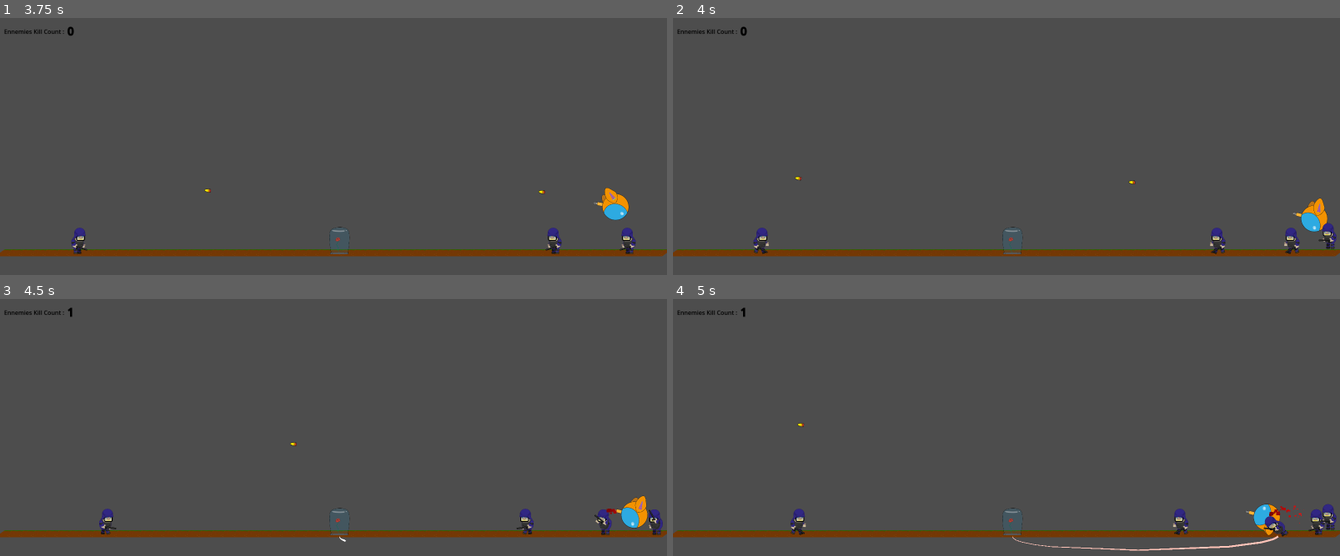
Above: before the commit, frames 1-4 (two rows, left to right).
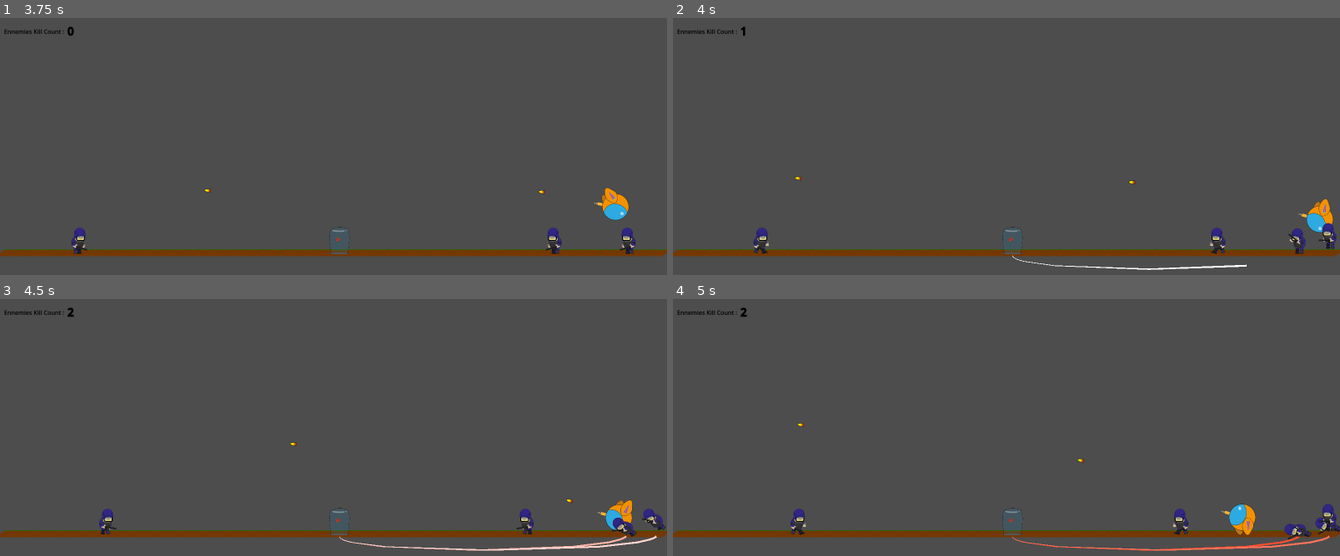
Above: after the commit, the same moments.

Repository: Jeremiejade/rose
Game: Godot game, scene res://scenes/Level/level.tscn
Same seed, same stepped clock (60 frames per second), same inputs: the game is played once before the commit and once after it. This scene is started directly instead of the project's main scene.
Inputs (mouse positions are in pixels of both pictures, inside the frame that each line leads up to):
- Up to frame 1 (3.75 s): tap Enter at 0.5 s; move the mouse to (480, 138) at 0.52 s; hold D (move_right) 0.53-2.03 s; click (480, 138) at 0.6 s; tap Space (jump) at 0.77, 1.52, 3.02 s; move the mouse to (200, 164) at 1.27 s; click (200, 164) at 1.35 s; move the mouse to (400, 92) at 2.02 s; hold A (move_left) 2.03-2.78 s; click (400, 92) at 2.1 s; move the mouse to (300, 203) at 2.77 s; hold D (move_right) from 2.78 s (still down); click (300, 203) at 2.85 s; move the mouse to (533, 190) at 3.52 s; click (533, 190) at 3.6 s
- Up to frame 2 (4 s): keep holding D (move_right); tap Space (jump) at 3.77 s
- Up to frame 3 (4.5 s): move the mouse to (133, 391) at 4.27 s; release D (move_right) at 4.28 s; hold A (move_left) from 4.28 s (still down); click (133, 391) at 4.35 s
- Up to frame 4 (5 s): keep holding A (move_left); tap Space (jump) at 4.52 s

Frame 1 is identical in both runs. In frame 2, 0.8% of the frame differs, in the area x 10-99%, y 3-99%; in frame 3, 1.4%; in frame 4, 1.7%, in the area x 10-100%, y 3-99%.

Commit message:
wip use hit and hurt box for progectile

Diff:
--- a/scenes/BulletGun/bullet_gun.gd
+++ b/scenes/BulletGun/bullet_gun.gd
@@ -12,22 +12,14 @@
 func _on_visible_on_screen_notifier_2d_screen_exited() -> void:
 	queue_free() # Replace with function body.
 
+func take_ground() -> void:
+	$Bullet.visible = false
+	$AnimatedSprite2D.play("boom")
+	$AnimatedSprite2D.visible = true
+	isExplosing = true
 
-func _on_body_shape_entered(_body_rid: RID, body: Node2D, _body_shape_index: int, _local_shape_index: int) -> void:
-	if !isExplosing :
-		if body.has_method("isEnnemy"):
-			body.addAttack({
-				"type": "bullet",
-				"degat": 10,
-				"position": self.global_position,
-				"rotation": self.global_rotation
-			})
-			queue_free()
-		if(body.name == "Ground"):
-			$Bullet.visible = false
-			$AnimatedSprite2D.play("boom")
-			$AnimatedSprite2D.visible = true
-			isExplosing = true
+func on_making_damage() -> void:
+	queue_free()
 
 func _on_animated_sprite_2d_animation_finished() -> void:
 	queue_free()
--- a/scenes/BulletGun/bullet_gun.tscn
+++ b/scenes/BulletGun/bullet_gun.tscn
@@ -7,9 +7,7 @@
 [ext_resource type="Texture2D" uid="uid://dcajxdg04i81l" path="res://assets/bullets/bullet_dust_2.png" id="5_gvmsy"]
 [ext_resource type="Texture2D" uid="uid://67x4fch11ayt" path="res://assets/bullets/bullet_dust_3.png" id="6_id0gm"]
 [ext_resource type="Texture2D" uid="uid://cfxss24q1vl4p" path="res://assets/bullets/bullet_dust_4.png" id="7_56irk"]
-
-[sub_resource type="RectangleShape2D" id="RectangleShape2D_yaof3"]
-size = Vector2(19, 10)
+[ext_resource type="Script" uid="uid://bbvmyj2cykdsp" path="res://scenes/z_hit_box.gd" id="8_n5xxk"]
 
 [sub_resource type="SpriteFrames" id="SpriteFrames_7t7fv"]
 animations = [{
@@ -34,9 +32,10 @@
 "speed": 20.0
 }]
 
-[node name="Bullet_Gun" type="Area2D"]
-collision_layer = 0
-collision_mask = 9
+[sub_resource type="RectangleShape2D" id="RectangleShape2D_yaof3"]
+size = Vector2(19, 10)
+
+[node name="Bullet_Gun" type="Node2D"]
 script = ExtResource("1_yaof3")
 
 [node name="Bullet" type="Sprite2D" parent="."]
@@ -45,10 +44,6 @@
 [node name="VisibleOnScreenNotifier2D" type="VisibleOnScreenNotifier2D" parent="."]
 scale = Vector2(4.4, 4.4)
 
-[node name="CollisionShape2D" type="CollisionShape2D" parent="."]
-position = Vector2(-0.5, 0)
-shape = SubResource("RectangleShape2D_yaof3")
-
 [node name="AnimatedSprite2D" type="AnimatedSprite2D" parent="."]
 visible = false
 sprite_frames = SubResource("SpriteFrames_7t7fv")
@@ -56,6 +51,16 @@
 frame = 4
 frame_progress = 1.0
 
-[connection signal="body_shape_entered" from="." to="." method="_on_body_shape_entered"]
+[node name="ZHitBox" type="Area2D" parent="." node_paths=PackedStringArray("collisionShape", "ownerNode")]
+script = ExtResource("8_n5xxk")
+type = "bullet"
+collisionShape = NodePath("CollisionShape2D")
+ownerNode = NodePath("..")
+metadata/_custom_type_script = "uid://bbvmyj2cykdsp"
+
+[node name="CollisionShape2D" type="CollisionShape2D" parent="ZHitBox"]
+position = Vector2(-0.5, 0)
+shape = SubResource("RectangleShape2D_yaof3")
+
 [connection signal="screen_exited" from="VisibleOnScreenNotifier2D" to="." method="_on_visible_on_screen_notifier_2d_screen_exited"]
 [connection signal="animation_finished" from="AnimatedSprite2D" to="." method="_on_animated_sprite_2d_animation_finished"]
--- a/scenes/NewPlayer/new_player.gd
+++ b/scenes/NewPlayer/new_player.gd
@@ -101,4 +101,5 @@
 	return "idle"
 
 func take_damage(attack) :
-	ATTACKS.push_front(attack)
+	if(attack.origin != "player"):
+		ATTACKS.push_front(attack)
--- a/scenes/NewPlayer/new_player.tscn
+++ b/scenes/NewPlayer/new_player.tscn
@@ -10,6 +10,7 @@
 [ext_resource type="PackedScene" uid="uid://ldk11y02bjpx" path="res://scenes/NewPlayer/power_fuel.tscn" id="7_d3wdy"]
 [ext_resource type="Texture2D" uid="uid://bovydj48g55ro" path="res://assets/newPlayer/fuel-gauge.png" id="8_i1n5h"]
 [ext_resource type="Script" uid="uid://bcn3h40a6b2o5" path="res://scenes/z_hurt_box.gd" id="10_j05um"]
+[ext_resource type="Script" uid="uid://bbvmyj2cykdsp" path="res://scenes/z_hit_box.gd" id="11_l233m"]
 
 [sub_resource type="CapsuleShape2D" id="CapsuleShape2D_3864k"]
 radius = 59.0
@@ -64,6 +65,18 @@
 "transitions": PackedFloat32Array(1),
 "update": 0,
 "values": [0.0]
+}
+tracks/4/type = "value"
+tracks/4/imported = false
+tracks/4/enabled = true
+tracks/4/path = NodePath("BodyHitBox/BodyCollisionShape2D:disabled")
+tracks/4/interp = 1
+tracks/4/loop_wrap = true
+tracks/4/keys = {
+"times": PackedFloat32Array(0),
+"transitions": PackedFloat32Array(1),
+"update": 1,
+"values": [true]
 }
 
 [sub_resource type="Animation" id="Animation_lv4yx"]
@@ -118,6 +131,18 @@
 "transitions": PackedFloat32Array(1),
 "update": 0,
 "values": [0.0]
+}
+tracks/4/type = "value"
+tracks/4/imported = false
+tracks/4/enabled = true
+tracks/4/path = NodePath("BodyHitBox/BodyCollisionShape2D:disabled")
+tracks/4/interp = 1
+tracks/4/loop_wrap = true
+tracks/4/keys = {
+"times": PackedFloat32Array(0),
+"transitions": PackedFloat32Array(1),
+"update": 1,
+"values": [true]
 }
 
 [sub_resource type="Animation" id="Animation_l1i7o"]
@@ -173,6 +198,18 @@
 "update": 0,
 "values": [-0.496712, -0.585859]
 }
+tracks/4/type = "value"
+tracks/4/imported = false
+tracks/4/enabled = true
+tracks/4/path = NodePath("BodyHitBox/BodyCollisionShape2D:disabled")
+tracks/4/interp = 1
+tracks/4/loop_wrap = true
+tracks/4/keys = {
+"times": PackedFloat32Array(0),
+"transitions": PackedFloat32Array(1),
+"update": 1,
+"values": [false]
+}
 
 [sub_resource type="Animation" id="Animation_14177"]
 resource_name = "walk"
@@ -225,6 +262,18 @@
 "transitions": PackedFloat32Array(1, 1, 1, 1),
 "update": 0,
 "values": [0.0, 0.546629, 0.928425, 0.546629]
+}
+tracks/4/type = "value"
+tracks/4/imported = false
+tracks/4/enabled = true
+tracks/4/path = NodePath("BodyHitBox/BodyCollisionShape2D:disabled")
+tracks/4/interp = 1
+tracks/4/loop_wrap = true
+tracks/4/keys = {
+"times": PackedFloat32Array(0),
+"transitions": PackedFloat32Array(1),
+"update": 1,
+"values": [true]
 }
 
 [sub_resource type="AnimationLibrary" id="AnimationLibrary_ut3gk"]
@@ -308,3 +357,13 @@
 [node name="CollisionShape2D" type="CollisionShape2D" parent="ZHurtBox"]
 shape = SubResource("CapsuleShape2D_l233m")
 debug_color = Color(0.7476307, 0.46180922, 0, 0.41960785)
+
+[node name="BodyHitBox" type="Area2D" parent="."]
+script = ExtResource("11_l233m")
+type = "playerBody"
+metadata/_custom_type_script = "uid://bbvmyj2cykdsp"
+
+[node name="BodyCollisionShape2D" type="CollisionShape2D" parent="BodyHitBox"]
+shape = SubResource("CapsuleShape2D_3864k")
+disabled = true
+debug_color = Color(0.9166973, 0.17005399, 0.56669986, 0.41960785)
--- a/scenes/enemies/enemy_crs.gd
+++ b/scenes/enemies/enemy_crs.gd
@@ -17,6 +17,8 @@
 
 func _physics_process(delta: float) -> void:
 	if health <= 0:
+		if state != "dead":
+			_disable_collisions_shape()
 		state = "dead"
 		velocity.x = move_toward(velocity.x, 0, SPEED)
 		if !deathHasEmit :
@@ -44,14 +46,16 @@
 
 func onDieAnimationEnd():
 	$AnimationPlayer.stop(true)
-	blood.stopEmit()
+	if blood: blood.stopEmit()
 
 func eat():
 	queue_free()
 
 
-func addAttack(attack):
-	health -= attack.degat
+func take_damage(attack):
+	if attack.type != "player":
+		pass
+	health -= attack.damage
 	if attack.type == "bullet":
 		var imapctPosition = attack.position.y;
 		var headPostion = $body/CrsHead/headBottom.global_position.y
@@ -72,18 +76,12 @@
 	blood.scale.x  = -direction
 
 	blood.global_position = attack.position
-	pass
 
-func isEnnemy():
-	return true;
-
-#func _on_wepon_body_entered(body: Node2D) -> void:
-#	if body.name == 'rose' || body.name == 'NewPlayer':
-#		body.addAttack({
-#				"id": self.get_instance_id(),
-#				"damage": 10,
-#				"direction": direction,
-#			})
+func _disable_collisions_shape():
+	$body/CrsFrontArm/ZHitBox/CollisionShape2D.disabled = true
+	$ZHurtBox/CollisionShape2D.disabled = true
+	$CollisionShape2D.disabled = true
+	$body/Vision/VisionCollisionShape2D2.disabled = true
 
 func _on_vision_body_entered(body: Node2D) -> void:
 	if body.name == 'rose' and state != 'attack':
--- a/scenes/enemies/enemy_crs.tscn
+++ b/scenes/enemies/enemy_crs.tscn
@@ -8,6 +8,7 @@
 [ext_resource type="Texture2D" uid="uid://du63np2ilbyml" path="res://assets/enemie/crs_head.png" id="5_awp8h"]
 [ext_resource type="Texture2D" uid="uid://dvf8wotam60yr" path="res://assets/enemie/crs_front_arm.png" id="6_12ic4"]
 [ext_resource type="Script" uid="uid://bbvmyj2cykdsp" path="res://scenes/z_hit_box.gd" id="8_f708u"]
+[ext_resource type="Script" uid="uid://bcn3h40a6b2o5" path="res://scenes/z_hurt_box.gd" id="9_gbvbm"]
 
 [sub_resource type="CapsuleShape2D" id="CapsuleShape2D_gbvbm"]
 radius = 8.021391
@@ -709,6 +710,10 @@
 &"walk": SubResource("Animation_sh54r")
 }
 
+[sub_resource type="CapsuleShape2D" id="CapsuleShape2D_awp8h"]
+radius = 45.0
+height = 142.0
+
 [node name="EnemyCRS" type="CharacterBody2D"]
 collision_layer = 8
 script = ExtResource("1_g0u10")
@@ -757,6 +762,7 @@
 collision_layer = 2
 collision_mask = 0
 script = ExtResource("8_f708u")
+origin = "CRS"
 metadata/_custom_type_script = "uid://bbvmyj2cykdsp"
 
 [node name="CollisionShape2D" type="CollisionShape2D" parent="body/CrsFrontArm/ZHitBox"]
@@ -783,5 +789,14 @@
 &"": SubResource("AnimationLibrary_w12oc")
 }
 
+[node name="ZHurtBox" type="Area2D" parent="."]
+script = ExtResource("9_gbvbm")
+metadata/_custom_type_script = "uid://bcn3h40a6b2o5"
+
+[node name="CollisionShape2D" type="CollisionShape2D" parent="ZHurtBox"]
+position = Vector2(0, -1)
+shape = SubResource("CapsuleShape2D_awp8h")
+debug_color = Color(0.7030465, 0.48935717, 0.095277764, 0.41960785)
+
 [connection signal="body_entered" from="body/Vision" to="." method="_on_vision_body_entered"]
 [connection signal="body_exited" from="body/Vision" to="." method="_on_vision_body_exited"]
--- a/scenes/rose/rose.gd
+++ b/scenes/rose/rose.gd
@@ -21,7 +21,8 @@
 	self.add_child(root)
 
 func take_damage(attack):
-	ATTACKS.push_front(attack)
+	if(attack.origin != "player"):
+		ATTACKS.push_front(attack)
 
 func handleFelure():
 	if life > 80 :
--- a/scenes/z_hit_box.gd
+++ b/scenes/z_hit_box.gd
@@ -2,3 +2,19 @@
 
 @export var damage = 10
 @export var direction = -1
+@export var type = "no_name"
+@export var collisionShape:CollisionShape2D
+@export var ownerNode:Node2D
+@export var origin = "player"
+
+func _ready() -> void:
+	body_shape_entered.connect(_on_body_shape_entered)
+
+func _on_body_shape_entered(_body_rid: RID, body: Node2D, _body_shape_index: int, _local_shape_index: int) -> void:
+	if body.name == "Ground" and owner.has_method("take_ground"):
+		owner.take_ground()
+		if collisionShape:
+			call_deferred("disableCollisionShape")
+
+func disableCollisionShape():
+		collisionShape.disabled = true
--- a/scenes/z_hurt_box.gd
+++ b/scenes/z_hurt_box.gd
@@ -5,9 +5,17 @@
 
 
 func _on_area_entered(hit_box: ZHitBox) -> void:
-	print(hit_box)
-	if hit_box != null and owner.has_method("take_damage"):
+	if hit_box == null: pass
+	if owner.has_method("take_damage"):
 		owner.take_damage({
 			"damage": hit_box.damage,
-			"direction": hit_box.direction
+			"direction": hit_box.direction,
+			"rotation": hit_box.global_rotation,
+			"position": hit_box.global_position,
+			"type": hit_box.type,
+			"origin": hit_box.origin
 		})
+		#todo ajout
+
+		if hit_box.ownerNode and hit_box.ownerNode.has_method("on_making_damage"):
+			hit_box.ownerNode.on_making_damage()
Not shown: 1 places in scenes/BulletGun/bullet_gun.tscn that only renumber resources
Not shown: 1 places in scenes/NewPlayer/new_player.tscn that only renumber resources
Not shown: 1 places in scenes/enemies/enemy_crs.tscn that only renumber resources
